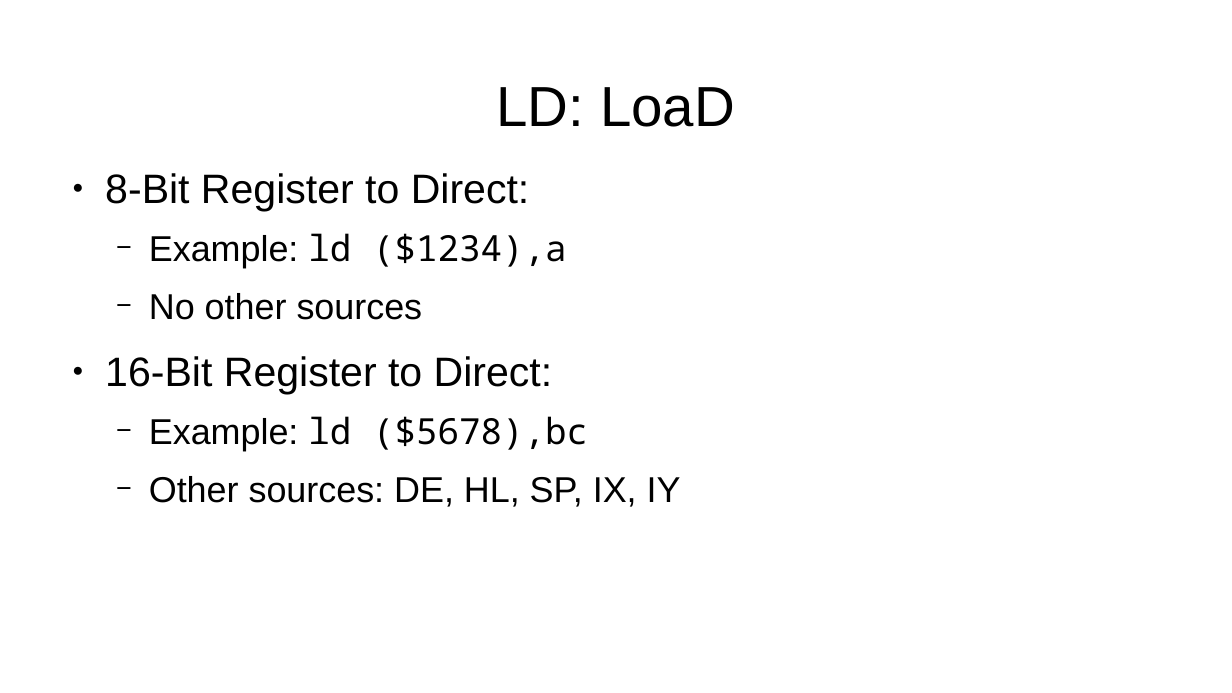
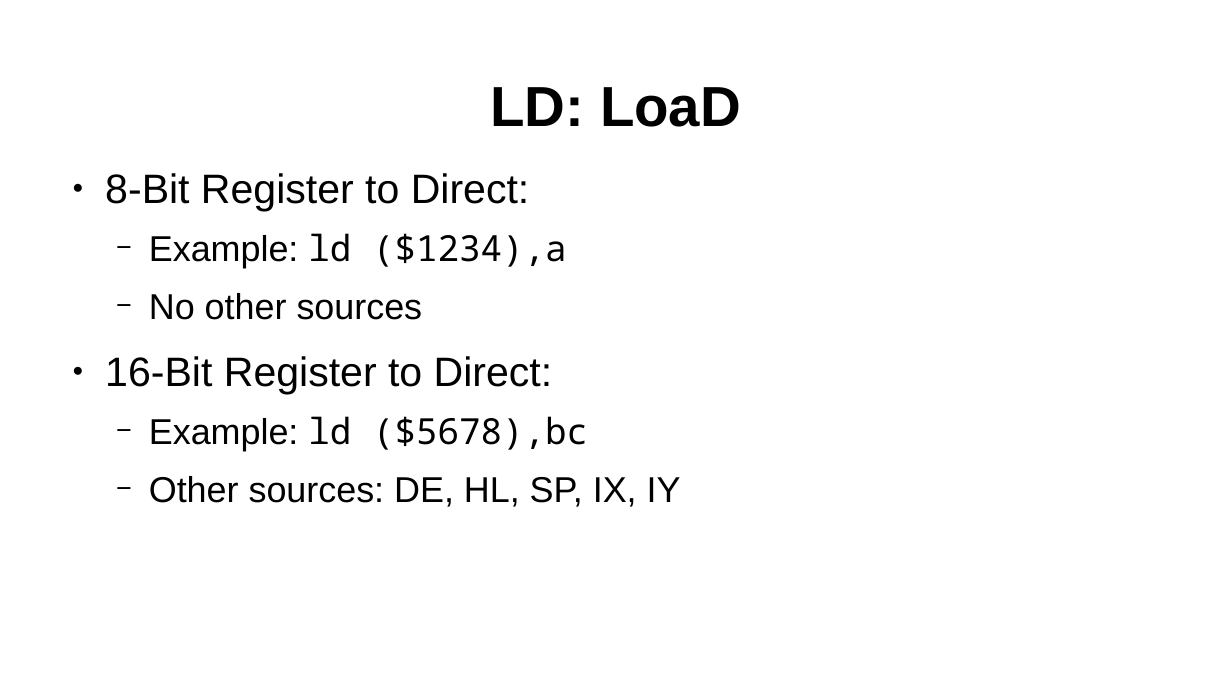
Before and after one commit to SlithyMatt/zxs-assembly-tutorial, a slide deck: slide 9 of Lesson3/Lesson3.odp. Drawn at 1232x693 pixels with LibreOffice and Linux fonts; fonts in the diff are those of the drawing. Boxes give left, top, right and bottom in pixels: in the first picture for what was removed or moved away, otherwise in the second. Text is boxed around its words. In the diff, an @@ line names an element or a change of style, - is before the commit and + after.

```diff
--- a/Lesson3/Lesson3.odp
+++ b/Lesson3/Lesson3.odp
@@ title "LD: LoaD" at (490, 87, 741, 127): bold on @@
```
Also in this commit, not shown: 7 other slides changed, 9 slides added.
